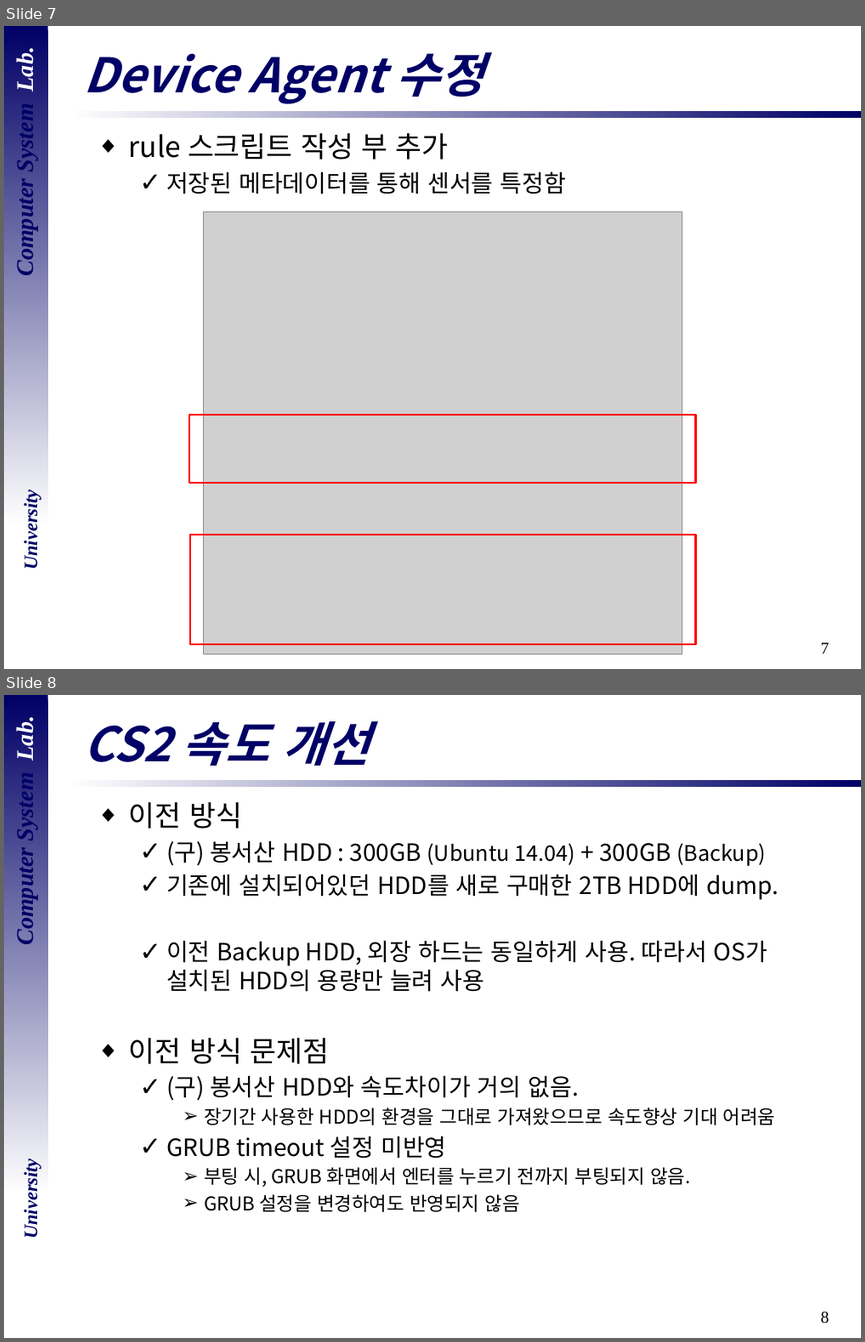
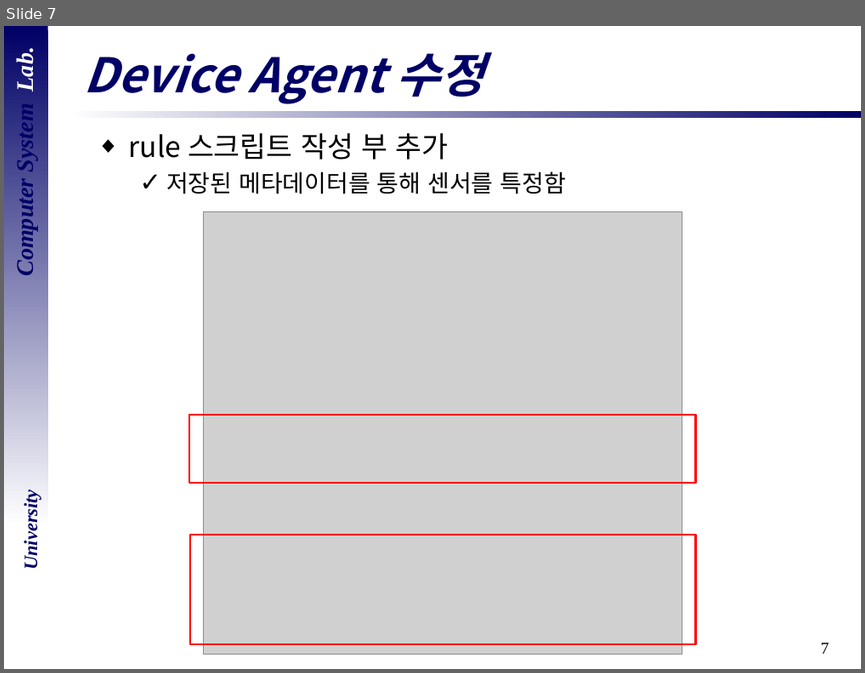
Before and after one commit to vkak006/CSLAB, a slide deck: 세미나 자료모음/2018년도/18.08.28 전체 구성도_산학연 과제.pptx. Shown one above the other, each under a label of ours: slides 7 and 8 before the commit, slide 7 after it. The pictures are 865x1342 and 865x673 pixels, drawn with LibreOffice and Linux fonts; fonts in the diff are those of the drawing; grey boxes stand for pictures; background and template pictures are left out. Boxes give left, top, right and bottom in pixels: in the first picture for what was removed or moved away, otherwise in the second. Text is boxed around its words. In the diff, an @@ line names an element or a change of style, - is before the commit and + after.

```diff
--- a/세미나 자료모음/2018년도/18.08.28 전체 구성도_산학연 과제.pptx
+++ b/세미나 자료모음/2018년도/18.08.28 전체 구성도_산학연 과제.pptx
@@ slide 8 removed at [4, 695, 861, 1338], background #FFFFFF; not listed: 5 template elements that a slide beside it also shows @@
@@ title removed at [83, 721, 370, 766] @@
-CS2 속도 개선
@@ text removed at [129, 802, 778, 1212] @@
-◆ 이전 방식
-  ✓ (구) 봉서산 HDD : 300GB (Ubuntu 14.04) + 300GB (Backup)
-  ✓ 기존에 설치되어있던 HDD를 새로 구매한 2TB HDD에 dump.
-  ✓ 이전 Backup HDD, 외장 하드는 동일하게 사용. 따라서 OS가 설치된 HDD의 용량만 늘려 사용
-◆ 이전 방식 문제점
-  ✓ (구) 봉서산 HDD와 속도차이가 거의 없음.
-    ➢ 장기간 사용한 HDD의 환경을 그대로 가져왔으므로 속도향상 기대 어려움
-  ✓ GRUB timeout 설정 미반영
-    ➢ 부팅 시, GRUB 화면에서 엔터를 누르기 전까지 부팅되지 않음.
-    ➢ GRUB 설정을 변경하여도 반영되지 않음
```
Also in this commit, not shown: 1 slide changed, 9 other slides removed, 29 other files.
